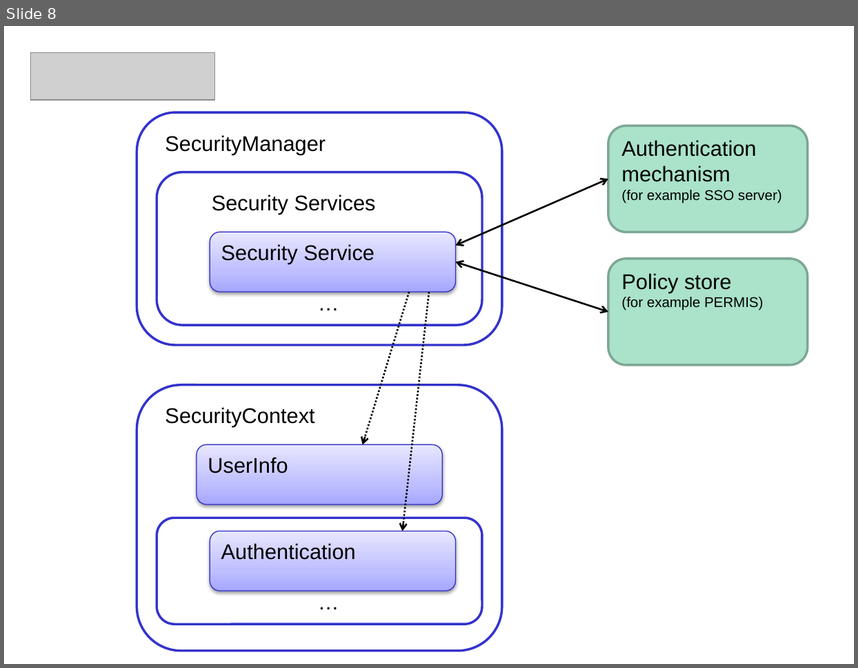
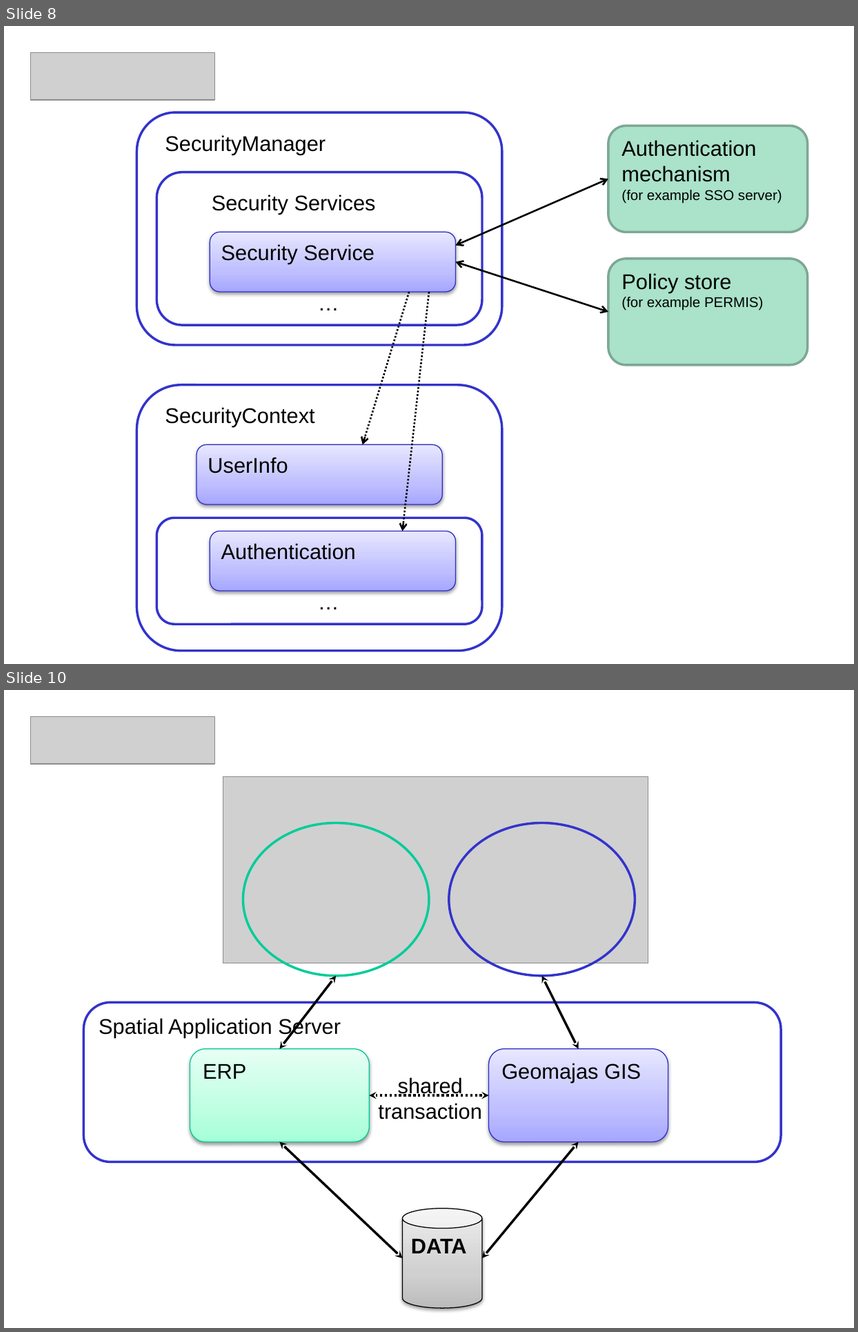
Before and after one commit to geomajas/geomajas-project-server, a slide deck: documentation/devuserguide/en-GB/images/architecture slides.pptx. Shown one above the other, each under a label of ours: slide 8 before the commit, slides 8 and 10 after it; the slides between them are not shown. The pictures are 858x668 and 858x1332 pixels, drawn with LibreOffice and Linux fonts; fonts in the diff are those of the drawing; grey boxes stand for pictures. Boxes give left, top, right and bottom in pixels: in the first picture for what was removed or moved away, otherwise in the second. Text is boxed around its words. In the diff, an @@ line names an element or a change of style, - is before the commit and + after.

Commit message:
more images to explain how Geomajas works

```diff
--- a/documentation/devuserguide/en-GB/images/architecture slides.pptx
+++ b/documentation/devuserguide/en-GB/images/architecture slides.pptx
@@ slide 10 added at [4, 690, 854, 1328], background #FFFFFF @@
@@ picture added at [30, 716, 215, 764] @@
@@ picture added at [223, 777, 648, 964] @@
@@ ellipse added at [243, 822, 429, 976], outline #00CC99 2 pt @@
@@ ellipse added at [448, 822, 635, 976], outline #3333CC 2 pt @@
@@ double arrow added from (279, 1049) to (337, 976), #000000 2 pt @@
@@ double arrow added from (579, 1049) to (542, 976), #000000 2 pt @@
@@ rounded rectangle added at [84, 1002, 781, 1162], fill #FFFFFF, outline #3333CC 2 pt @@
@@ text added at [99, 1017, 341, 1038], 18 pt, text #000000 @@
+Spatial Application Server
@@ rounded rectangle added at [190, 1049, 370, 1141], fill gradient #A5FFD6 to #BFFFE2 to #E7FFF3, outline #00C896 0.75 pt, 18 pt, text #000000 @@
+ERP
@@ rounded rectangle added at [488, 1049, 668, 1141], fill gradient #A7A7FF to #C1C1FF to #E7E7FF, outline #2E2ECB 0.75 pt, 18 pt, text #000000 @@
+Geomajas GIS
@@ text added at [378, 1077, 482, 1119], 18 pt, text #000000 @@
+shared
+transaction
@@ double arrow added from (488, 1096) to (370, 1096), #000000 2 pt dashed @@
@@ double arrow added from (403, 1258) to (279, 1141), #000000 2 pt @@
@@ double arrow added from (483, 1258) to (579, 1141), #000000 2 pt @@
@@ cylinder added at [403, 1208, 483, 1307], fill gradient #BDBDBD to #D1D1D1 to #EEEEEE, outline #000000 0.75 pt, 18 pt, text #000000, bold @@
+DATA
```
Also in this commit, not shown: 2 other slides added, 5 other files.
